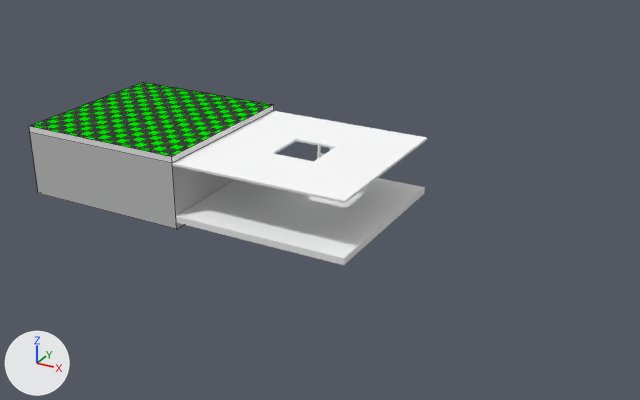
Two versions of the Blender file scripts/core/resources/bricks.blend, one commit apart.
Both versions are drawn from a 50 mm lens placed at (61.2, -112.0, 64.1), pointed at (-7.0, 12.0, 2.1). Lighting does not change. The marker at lower left points along +X, +Y and +Z. Mesh edges are drawn as thin lines on the coarser meshes. Objects named as collision shapes, trigger or cutter boxes, shadow casters or lower levels of detail are left out.

The older version as bpy lines, for what is in view:
```python
me_cube_004 = bpy.data.meshes.new('Cube.004')
me_cube_004.from_pydata(...)  # 336 vertices, 297 faces; spans x -48.0..-16.0, y -16.0..16.0, z -6.6..6.6
# faces by material slot: [144, 64, 81, 4, 4]
me_cube_004.materials.append(mat_blank_top_field)  # its picture is missing
me_cube_004.materials.append(mat_blank_top_field_dark_csub)  # its picture is missing
me_cube_004.materials.append(mat_blank_top_field_light_cadd)  # its picture is missing
me_cube_004.materials.append(mat_blank_side)  # its picture is missing
me_cube_004.materials.append(mat_gray50)  # its picture is missing
me_cube_024 = bpy.data.meshes.new('Cube.024')
me_cube_024.from_pydata(...)  # 100 vertices, 57 faces; spans x -16.0..16.0, y -16.0..16.0, z -5.4..5.4
# faces by material slot: [5, 12, 4, 4, 32]
me_cube_024.materials.append(mat_blank_top_wood)  # its picture is missing
me_cube_024.materials.append(mat_blank_side)  # its picture is missing
me_cube_024.materials.append(mat_blank_bottomloop)  # its picture is missing
me_cube_024.materials.append(mat_blank_bottomedge)  # its picture is missing
me_cube_024.materials.append(mat_blank)  # white #e7e7e7
ob_cube_007 = bpy.data.objects.new('Cube.007', me_cube_024)
ob_cube_007.location = (-10.0, 12.0, 5.4)
ob_plad = bpy.data.objects.new('plad', me_cube_004)
ob_plad.location = (-10.0, 12.0, 5.4)
```
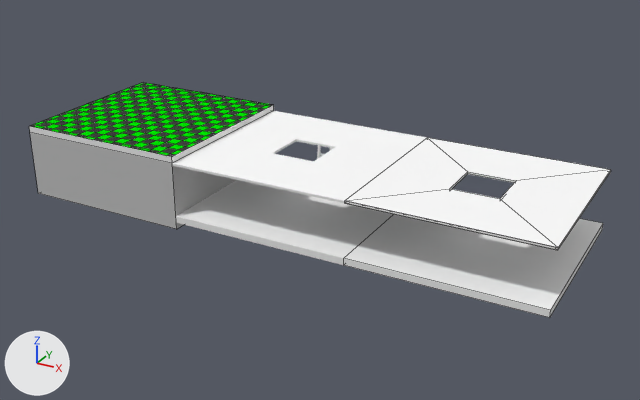
Pixel boxes [x1, y1, x2, y2] of what changed, in the pictures (640 x 400 px):
```json
{"object": "Cube.000", "change": "added", "after": [344, 138, 611, 318], "faces in mat_blank_top_wood (its picture is missing)": [345, 138, 610, 310], "faces in mat_blank_side (its picture is missing)": [344, 170, 611, 318]}
```

Edits to the scene script, one JSON object a line:
```json
{"op": "add", "block": "me_cube_014", "code": ["me_cube_014 = bpy.data.meshes.new('Cube.014')", "me_cube_014.from_pydata(...)  # 44 vertices, 25 faces; spans x -16.0..16.0, y -16.0..16.0, z -5.4..5.4", "# faces by material slot: [5, 12, 4, 4]", "me_cube_014.materials.append(mat_blank_top_wood)  # its picture is missing", "me_cube_014.materials.append(mat_blank_side)  # its picture is missing", "me_cube_014.materials.append(mat_blank_bottomloop)  # its picture is missing", "me_cube_014.materials.append(mat_blank_bottomedge)  # its picture is missing"]}
{"op": "add", "block": "ob_cube_000", "code": ["ob_cube_000 = bpy.data.objects.new('Cube.000', me_cube_014)", "ob_cube_000.location = (22.0, 12.0, 5.4)"]}
```
